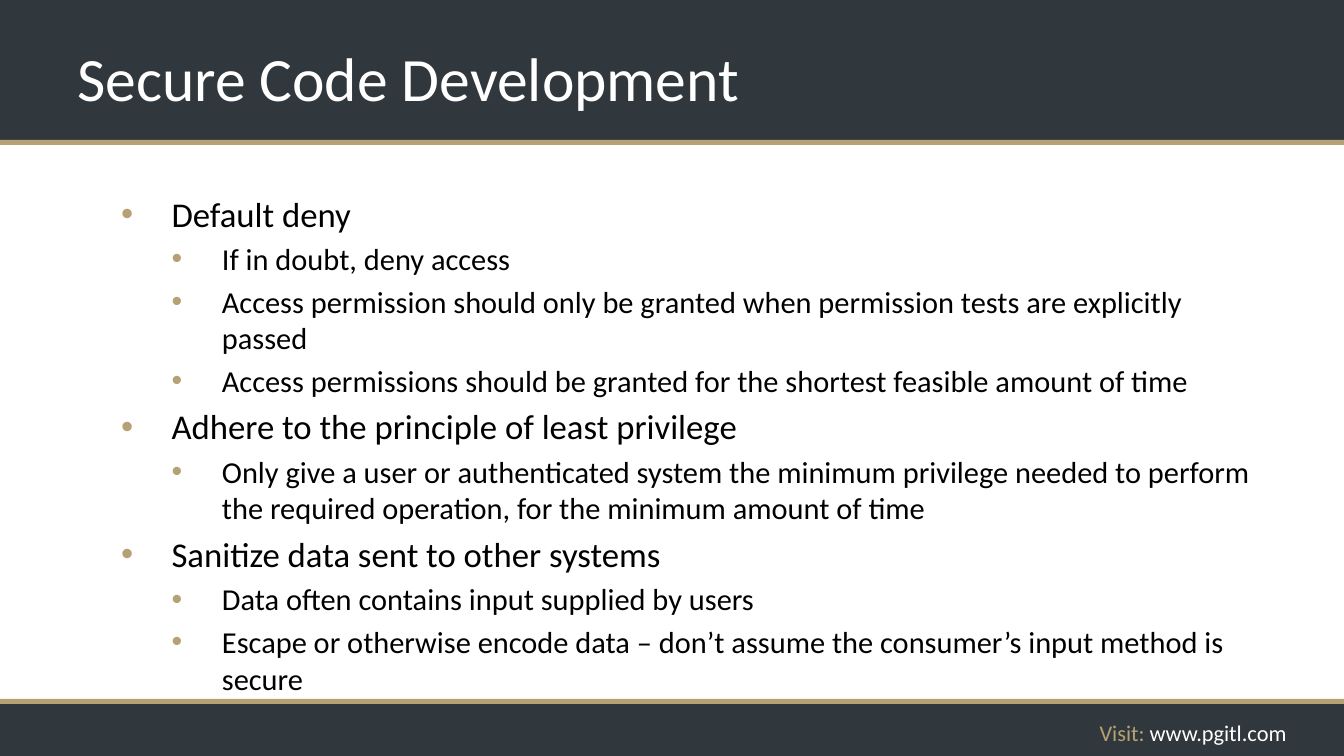
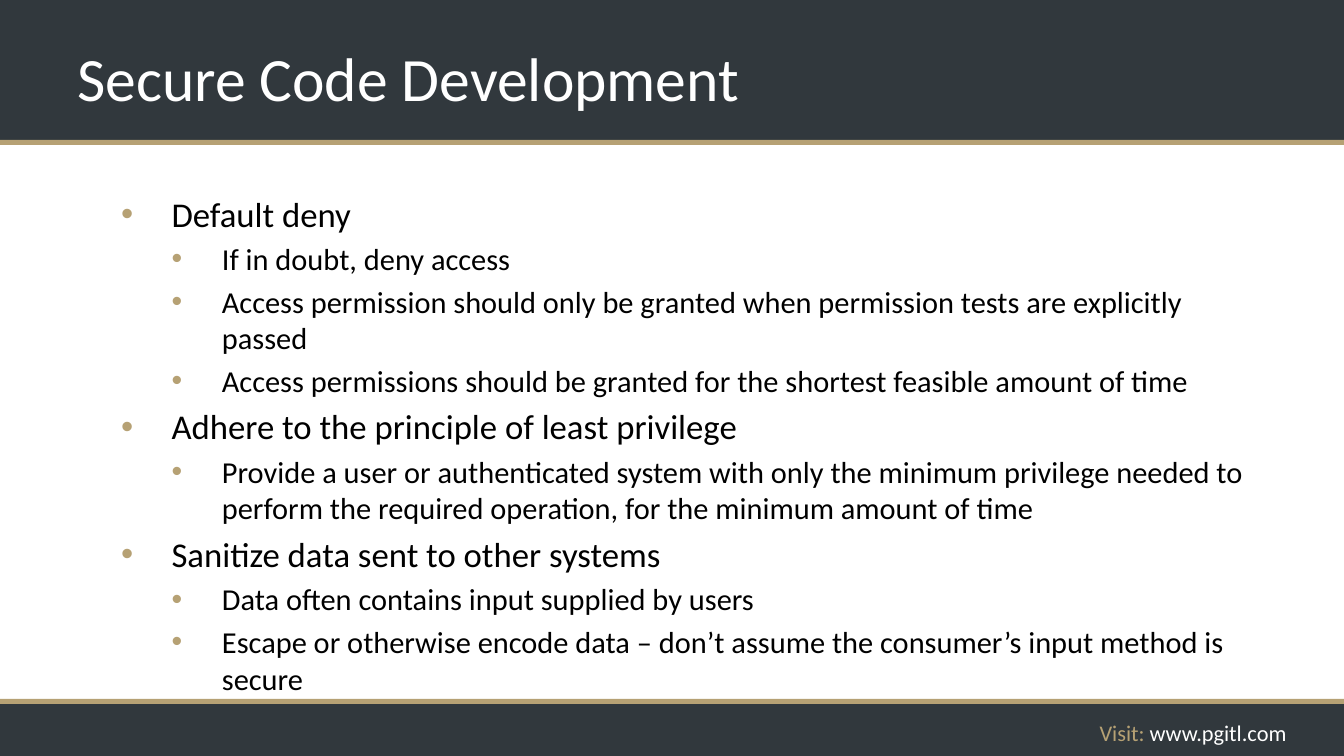
Before and after one commit to rikkouri/project-a, a slide deck: slide 194 of Programming Foundations.pptx. Drawn at 1344x756 pixels with LibreOffice and Linux fonts; fonts in the diff are those of the drawing; background and template pictures are left out. Boxes give left, top, right and bottom in pixels: in the first picture for what was removed or moved away, otherwise in the second. Text is boxed around its words. In the diff, an @@ line names an element or a change of style, - is before the commit and + after.

```diff
--- a/Programming Foundations.pptx
+++ b/Programming Foundations.pptx
@@ text at <box>222,462,1242,524</box>: text changed @@
-  • Only give a user or authenticated system the minimum privilege needed to perform the required operation, for the minimum amount of time
+  • Provide a user or authenticated system with only the minimum privilege needed to perform the required operation, for the minimum amount of time
```
Also in this commit, not shown: 2 other slides changed, 3 slides added, 2 other files.
